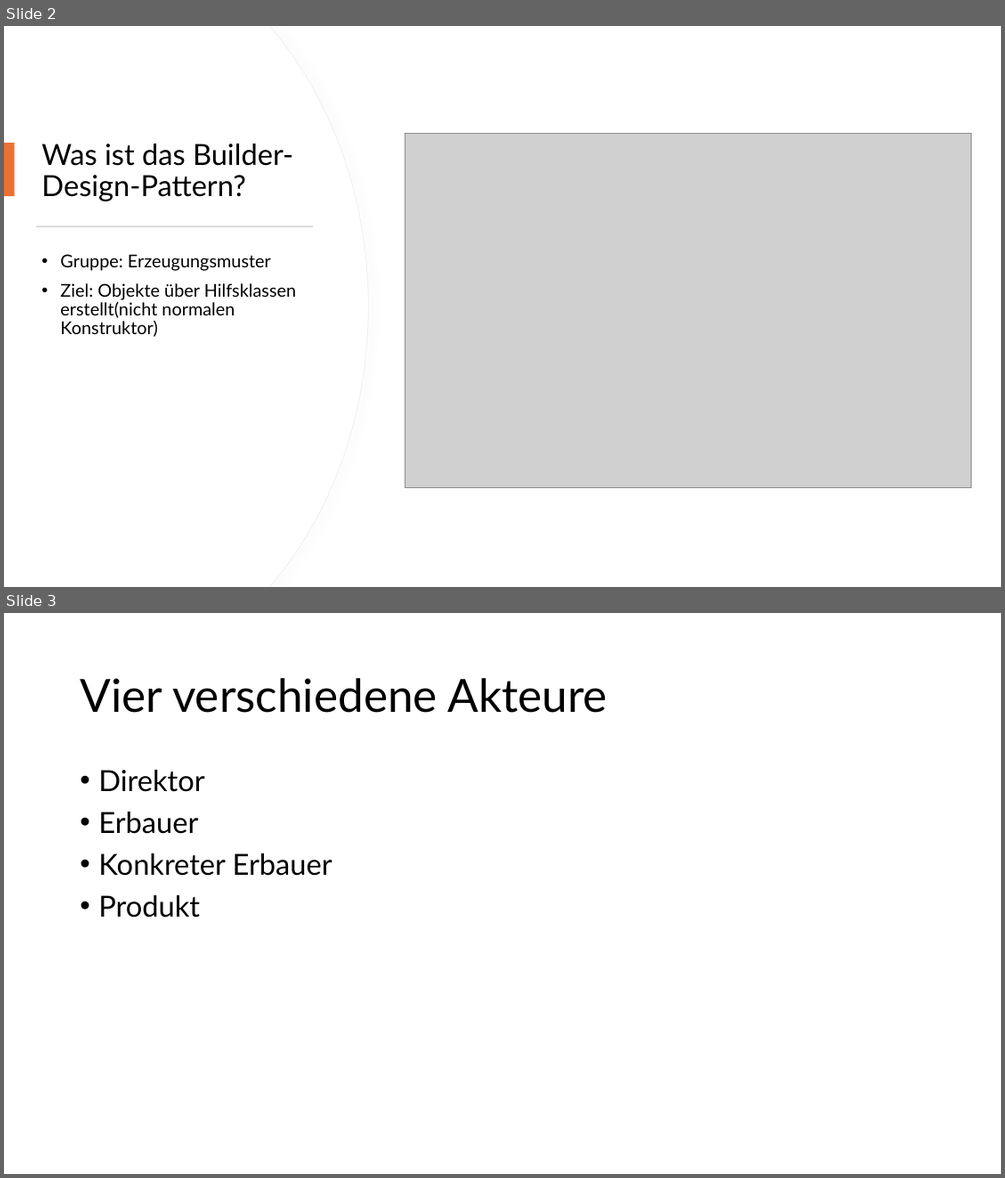
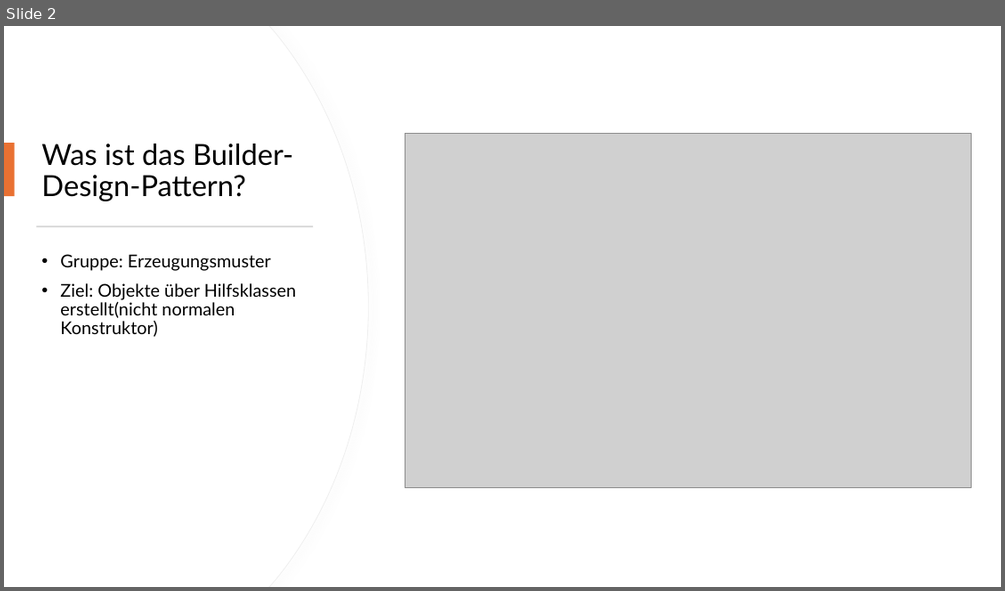
Before and after one commit to HaraldHaarig/Builder-Design-Pattern, a slide deck: Builder-Design-Pattern.pptx. Shown one above the other, each under a label of ours: slides 2 and 3 before the commit, slide 2 after it. The pictures are 1005x1178 and 1005x591 pixels, drawn with LibreOffice and Linux fonts; fonts in the diff are those of the drawing; grey boxes stand for pictures. Boxes give left, top, right and bottom in pixels: in the first picture for what was removed or moved away, otherwise in the second. Text is boxed around its words. In the diff, an @@ line names an element or a change of style, - is before the commit and + after.

```diff
--- a/Builder-Design-Pattern.pptx
+++ b/Builder-Design-Pattern.pptx
@@ slide 3 removed at (4, 613, 1001, 1174), background #FFFFFF @@
@@ title removed at (80, 678, 607, 713) @@
-Vier verschiedene Akteure
@@ text removed at (98, 770, 332, 917) @@
-• Direktor
-• Erbauer
-• Konkreter Erbauer
-• Produkt
```
Also in this commit, not shown: 3 slides changed, 4 slides added, 1 other slide removed.
